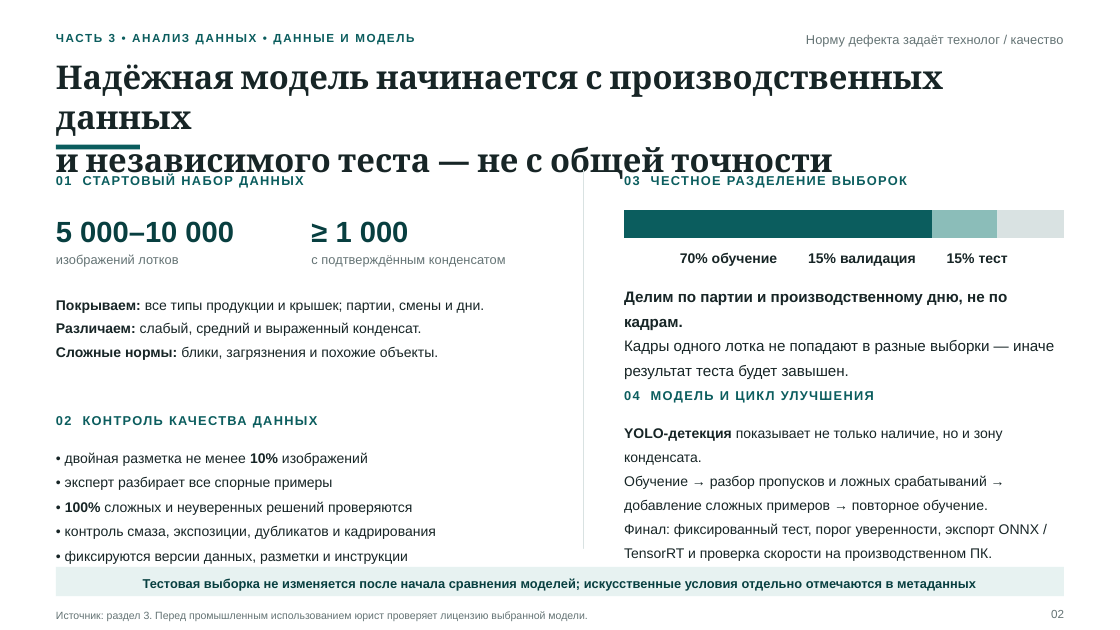
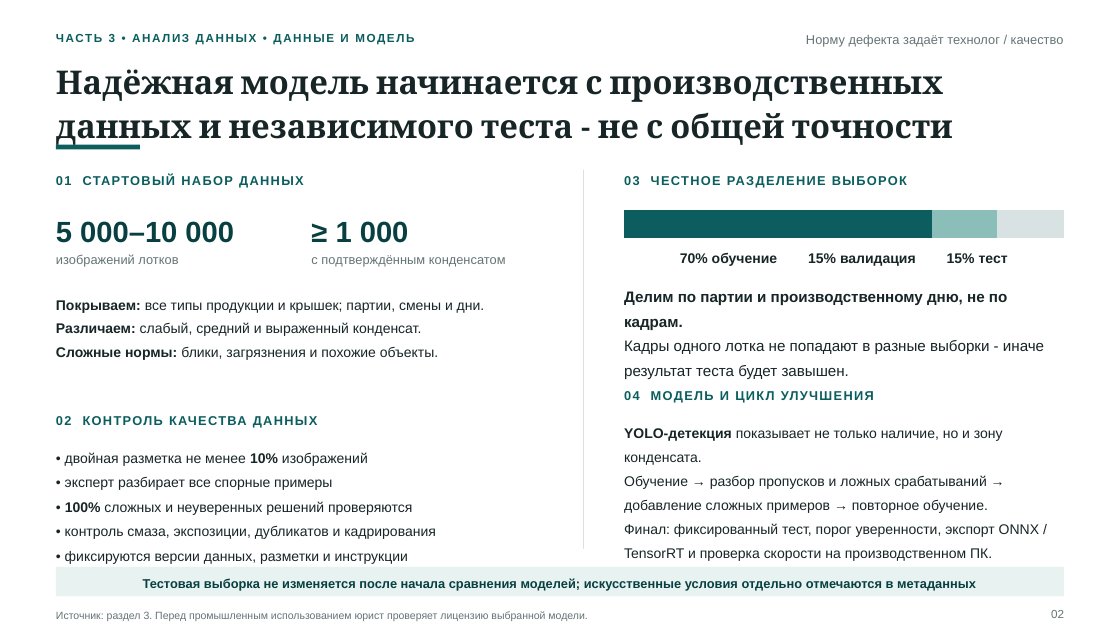
Before and after one commit to TatsianaPoto/head_of_IA, a slide deck: slide 2 of 3_Data.pptx. Drawn at 1120x630 pixels with LibreOffice and Linux fonts; fonts in the diff are those of the drawing. Boxes give left, top, right and bottom in pixels: in the first picture for what was removed or moved away, otherwise in the second. Text is boxed around its words. In the diff, an @@ line names an element or a change of style, - is before the commit and + after.

```diff
--- a/3_Data.pptx
+++ b/3_Data.pptx
@@ text at [56,69,953,148]: text changed @@
-Надёжная модель начинается с производственных данных
-и независимого теста — не с общей точности
+Надёжная модель начинается с производственных данных и независимого теста - не с общей точности
@@ text at [624,340,1044,379]: text changed @@
-Кадры одного лотка не попадают в разные выборки — иначе результат теста будет завышен.
+Кадры одного лотка не попадают в разные выборки - иначе результат теста будет завышен.
```
Also in this commit, not shown: 2 other slides changed, 4 other files.
